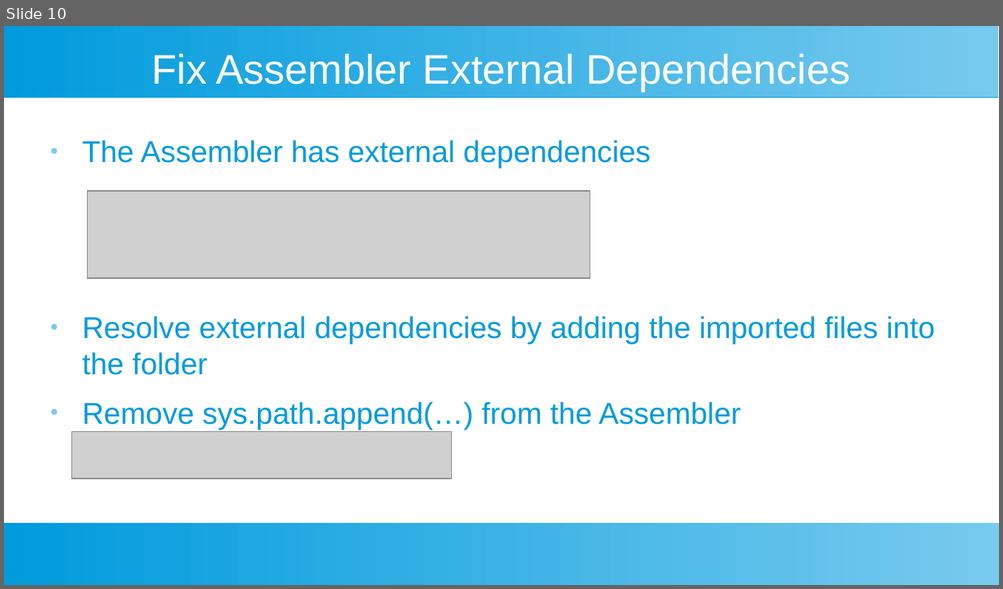
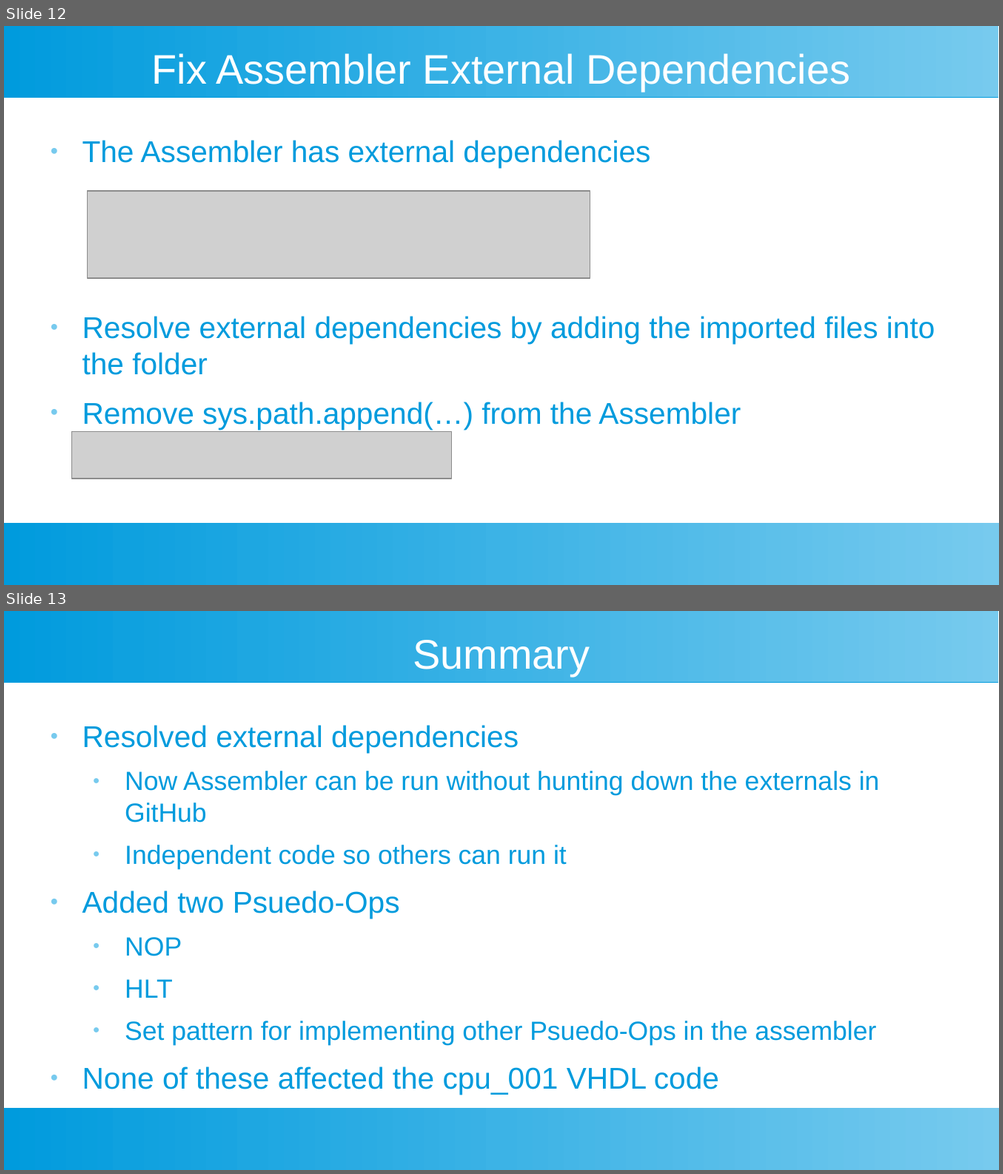
Before and after one commit to douggilliland/Design_A_CPU, a slide deck: Docs/DIY-FPGA-Computer-A3_Psuedo_NOP.odp. Shown one above the other, each under a label of ours: slide 10 before the commit, slides 12 and 13 after it. The pictures are 1003x589 and 1003x1174 pixels, drawn with LibreOffice and Linux fonts; fonts in the diff are those of the drawing; grey boxes stand for pictures. Boxes give left, top, right and bottom in pixels: in the first picture for what was removed or moved away, otherwise in the second. Text is boxed around its words. In the diff, an @@ line names an element or a change of style, - is before the commit and + after.

Commit message:
Assembler Improvements

```diff
--- a/Docs/DIY-FPGA-Computer-A3_Psuedo_NOP.odp
+++ b/Docs/DIY-FPGA-Computer-A3_Psuedo_NOP.odp
@@ slide 13 added at <box>4,611,999,1170</box>, background #FFFFFF; not listed: 2 template elements that a slide beside it also shows @@
@@ title added at <box>412,640,589,676</box>, 33 pt, text #FFFFFF @@
+Summary
@@ text added at <box>82,725,879,1094</box>, 21 pt, text #009BDD @@
+● Resolved external dependencies
+  ● Now Assembler can be run without hunting down the externals in GitHub
+  ● Independent code so others can run it
+● Added two Psuedo-Ops
+  ● NOP
+  ● HLT
+  ● Set pattern for implementing other Psuedo-Ops in the assembler
+● None of these affected the cpu_001 VHDL code
@@ what was slide 10 is now slide 12 @@
```
Also in this commit, not shown: 2 slides changed, 2 other slides added, 5 other files.
